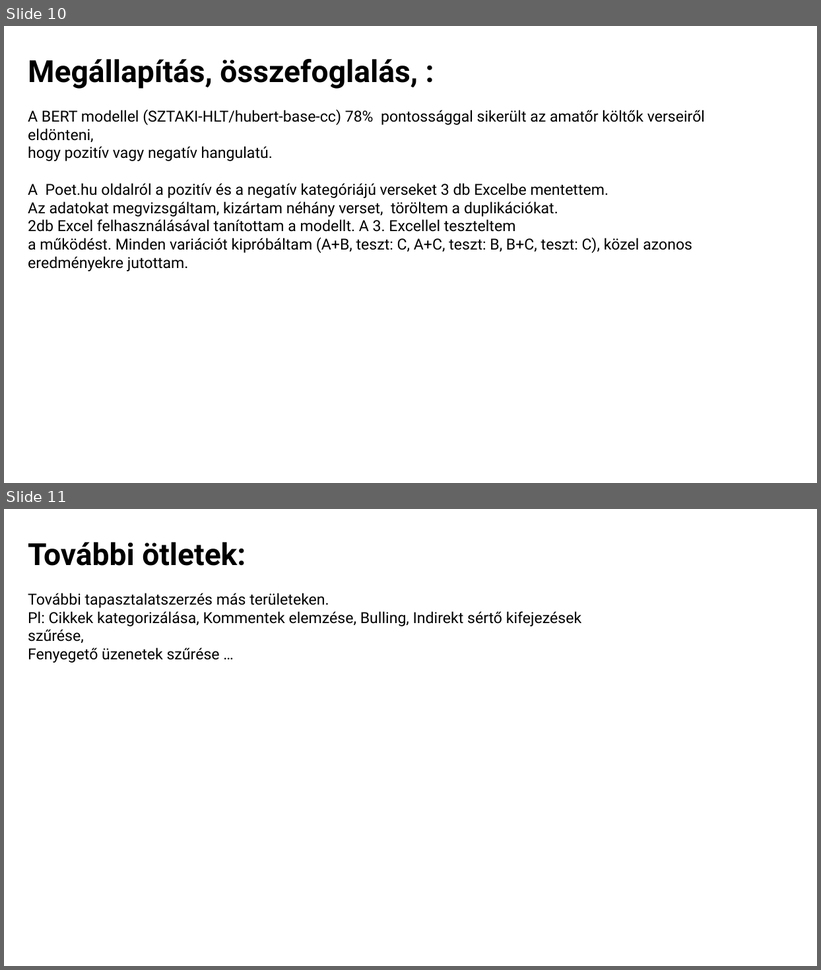
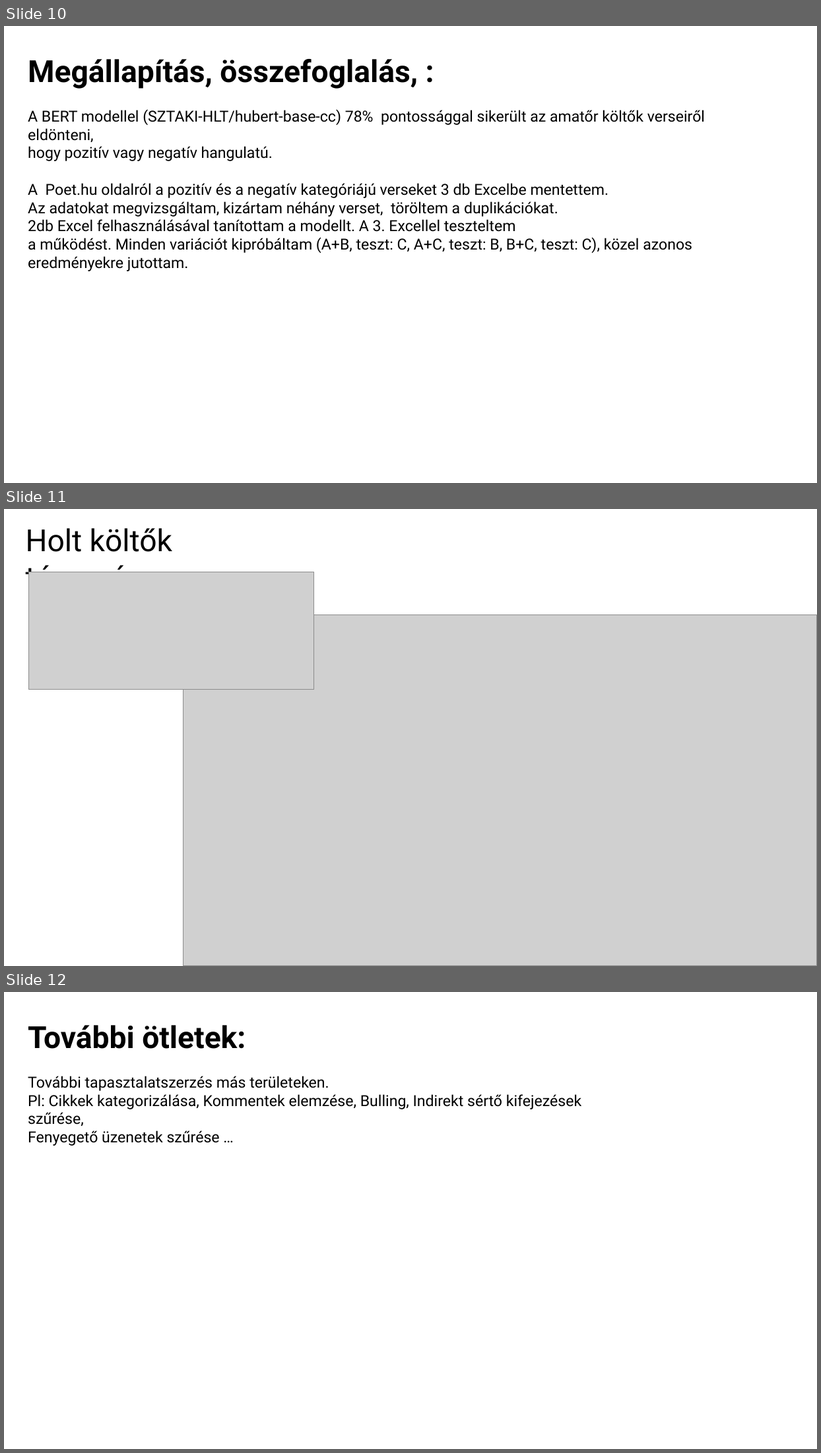
Before and after one commit to minorharpman/erzelemelemzes, a slide deck: Erzelemelemzes.pptx. Shown one above the other, each under a label of ours: slides 10 and 11 before the commit, slides 10, 11 and 12 after it. The pictures are 821x970 and 821x1453 pixels, drawn with LibreOffice and Linux fonts; fonts in the diff are those of the drawing; grey boxes stand for pictures. Boxes give left, top, right and bottom in pixels: in the first picture for what was removed or moved away, otherwise in the second. Text is boxed around its words. In the diff, an @@ line names an element or a change of style, - is before the commit and + after.

```diff
--- a/Erzelemelemzes.pptx
+++ b/Erzelemelemzes.pptx
@@ slide 11 added at box(4, 509, 817, 966), background #FFFFFF @@
@@ text added at box(26, 528, 172, 595), 36 pt, text #000000 @@
+Holt költők társasága
@@ picture added at box(28, 572, 314, 690) @@
@@ picture added at box(184, 615, 817, 966) @@
@@ what was slide 11 is now slide 12 @@
```
Also in this commit, not shown: 1 other file.
